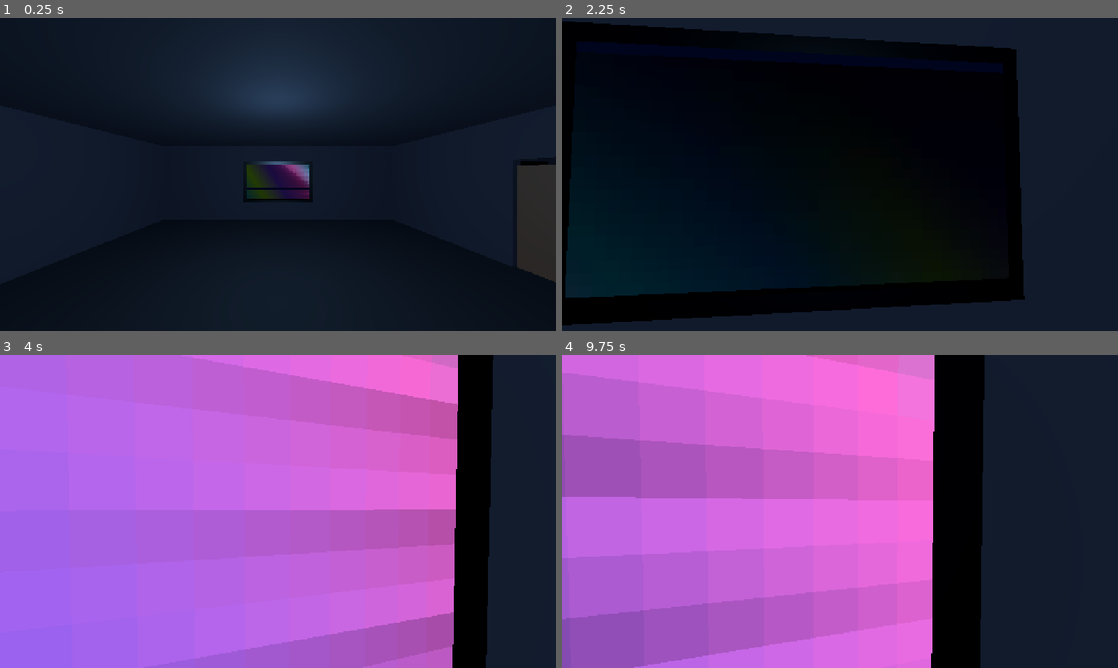
Above: before the commit, frames 1-4 (two rows, left to right).
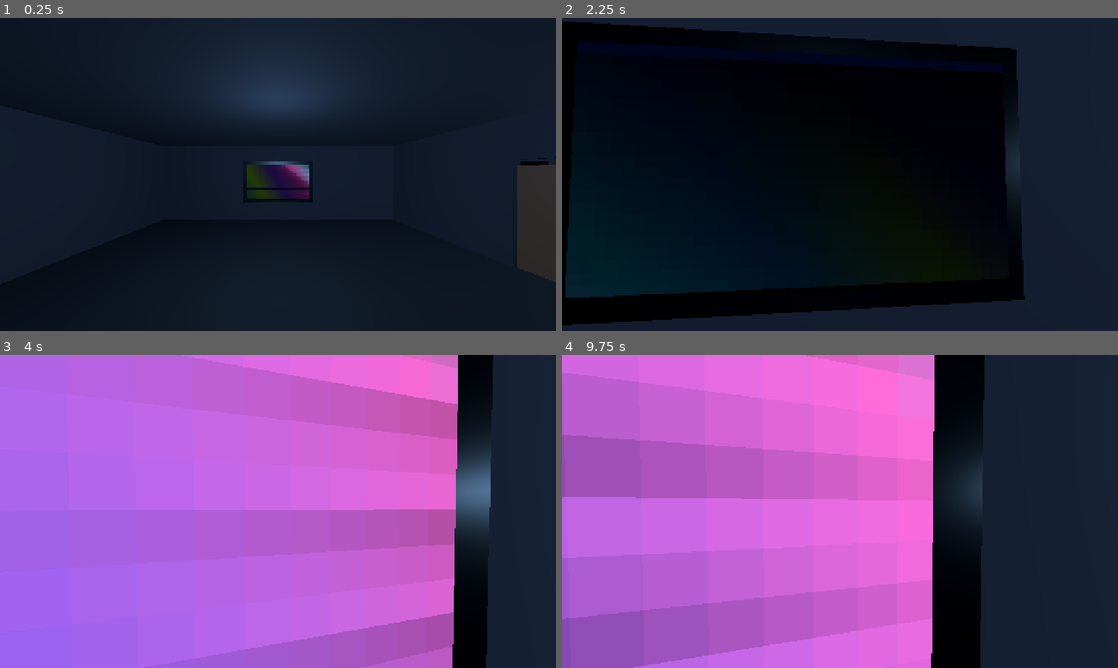
Above: after the commit, the same moments.

Repository: edwinsaunders/SimRoom2
Game: Godot game, scene res://scenes/main.tscn
The game is run twice, just before and just after one commit, with the same random seed, the same clock (stepped at 60 frames per second) and the same inputs. Video files are missing from this copy of the repository; at most half a second of black plays in their place.
Inputs (mouse positions are in pixels of both pictures, inside the frame that each line leads up to):
- Up to frame 1 (0.25 s): no input
- Up to frame 2 (2.25 s): tap Enter at 0.5 s; move the mouse to (867, 174) at 0.52 s; hold Space 0.53-1.28 s; hold W from 0.53 s (still down); tap E at 0.6, 1.55, 2.1 s; click (867, 174) at 0.67 s; move the mouse to (812, 174) at 1.27 s; tap Space at 1.35, 1.52, 1.82 s; click (812, 174) at 1.42 s; move the mouse to (851, 168) at 2.02 s; hold Space from 2.03 s (still down); click (851, 168) at 2.17 s
- Up to frame 3 (4 s): keep holding W; move the mouse to (272, 517) at 2.77 s; release Space at 2.78 s; tap Q at 2.85 s; click (272, 517) at 2.92 s; tap Space at 3.02, 3.32, 3.77, 3.8 s; tap E at 3.05 s; move the mouse to (316, 514) at 3.52 s; hold Shift from 3.53 s (still down); click (316, 514) at 3.67 s
- Up to frame 4 (9.75 s): tap Space at 4.07, 4.52, 4.82, 6.02, 6.32, 6.5, 7.52, 7.82, 8, 8.85, 9.02, 9.32 s; move the mouse to (795, 508) at 4.27 s; release Shift at 4.28 s; tap E at 4.35, 5.85, 7.55, 8.1, 9.05, 9.6 s; click (795, 508) at 4.42 s; move the mouse to (845, 511) at 5.02 s; hold Space 5.03-5.78 s; click (845, 511) at 5.17 s; move the mouse to (817, 505) at 5.77 s; release W at 5.78 s; hold D 5.78-6.53 s; click (817, 505) at 5.92 s; move the mouse to (867, 511) at 6.52 s; hold Space 6.53-7.28 s; hold W 6.53-8.78 s; tap Q at 6.6 s; click (867, 511) at 6.67 s; tap Enter at 7.25, 8.75 s; move the mouse to (812, 511) at 7.27 s; tap Shift at 7.35 s; click (812, 511) at 7.42 s; move the mouse to (851, 505) at 8.02 s; hold Space 8.03-8.78 s; click (851, 505) at 8.17 s; move the mouse to (834, 517) at 8.77 s; hold A 8.78-9.53 s; click (834, 517) at 8.92 s; move the mouse to (878, 514) at 9.52 s; hold W from 9.53 s (still down); hold Space from 9.53 s (still down); click (878, 514) at 9.67 s

The runs differ from the first frame. In frame 2, 0.7% of the frame differs, in the area x 79-83%, y 31-62%; in frame 3, 2.7%, in the area x 81-89%, y 19-67%; in frame 4, 2.1%.

Commit message:
Add mobile touch controls and Android ignore rules

Diff:
--- a/scenes/main.tscn
+++ b/scenes/main.tscn
@@ -1,15 +1,16 @@
-[gd_scene load_steps=5 format=3 uid="uid://cehqg0d1rtm5q"]
+[gd_scene load_steps=6 format=3 uid="uid://cehqg0d1rtm5q"]
 
 [ext_resource type="Script" path="res://scripts/main.gd" id="1_hfj5m"]
 [ext_resource type="Script" path="res://scripts/player.gd" id="2_s0snk"]
 [ext_resource type="Script" path="res://scripts/animated_screen.gd" id="3_n8uyi"]
+[ext_resource type="Script" path="res://scripts/mobile_controls.gd" id="4_ljv7h"]
 
 [sub_resource type="Environment" id="Environment_jp4p0"]
 background_mode = 1
 background_color = Color(0.0156863, 0.0196078, 0.0392157, 1)
 ambient_light_source = 2
 ambient_light_color = Color(0.4, 0.46, 0.6, 1)
-ambient_light_energy = 1.0
+ambient_light_energy = 1.15
 
 [sub_resource type="CapsuleShape3D" id="CapsuleShape3D_4o4n8"]
 radius = 0.35
@@ -28,6 +29,12 @@
 
 [node name="FillLight" type="OmniLight3D" parent="."]
 transform = Transform3D(1, 0, 0, 0, 1, 0, 0, 0, 1, 0, 3, 0)
+light_color = Color(0.564706, 0.780392, 1, 1)
+light_energy = 2.5
+omni_range = 18.0
+
+[node name="SecondRoomFillLight" type="OmniLight3D" parent="."]
+transform = Transform3D(1, 0, 0, 0, 1, 0, 0, 0, 1, 12, 3, 0)
 light_color = Color(0.564706, 0.780392, 1, 1)
 light_energy = 2.5
 omni_range = 18.0
@@ -54,6 +61,9 @@
 [node name="LandSfx" type="AudioStreamPlayer" parent="Player"]
 volume_db = -10.0
 
+[node name="MobileControls" type="CanvasLayer" parent="."]
+script = ExtResource("4_ljv7h")
+
 [node name="Screen" type="MeshInstance3D" parent="."]
 transform = Transform3D(-1, 0, -8.74228e-08, 0, 1, 0, 8.74228e-08, 0, -1, 0, 2.05, -5.87)
 script = ExtResource("3_n8uyi")
--- a/scripts/door.gd
+++ b/scripts/door.gd
@@ -1,6 +1,7 @@
 extends Node3D
 
 const CLOSED_ANGLE := 0.0
+const INTERACTION_GROUP := "doors"
 
 var _player: Node3D
 var _interaction_distance := 2.8
@@ -9,6 +10,10 @@
 var _animation_duration := 0.2
 var _is_open := false
 var _is_animating := false
+
+
+func _ready() -> void:
+	add_to_group(INTERACTION_GROUP)
 
 
 func configure(player: Node3D, interaction_distance: float, open_angle: float, animation_duration: float) -> void:
@@ -24,8 +29,19 @@
 		return
 
 	if event is InputEventKey and event.pressed and not event.echo and event.keycode == KEY_E:
-		if global_position.distance_to(_player.global_position) <= _interaction_distance:
-			_toggle()
+		try_interact(_player)
+
+
+func try_interact(player: Node3D) -> bool:
+	if player == null or not can_interact(player):
+		return false
+
+	_toggle()
+	return true
+
+
+func can_interact(player: Node3D) -> bool:
+	return global_position.distance_to(player.global_position) <= _interaction_distance
 
 
 func _toggle() -> void:
--- /dev/null
+++ b/scripts/mobile_controls.gd
@@ -0,0 +1,184 @@
+extends CanvasLayer
+
+const MOVE_PAD_SIZE := 220.0
+const MOVE_KNOB_SIZE := 84.0
+const MOVE_RADIUS := 72.0
+const LOOK_ZONE_COLOR := Color(1, 1, 1, 0.035)
+
+var move_vector := Vector2.ZERO
+
+var _look_delta := Vector2.ZERO
+var _jump_requested := false
+var _interact_requested := false
+var _move_touch_id := -1
+var _look_touch_id := -1
+var _move_center := Vector2.ZERO
+
+var _root: Control
+var _move_zone: Control
+var _move_knob: Control
+var _look_zone: Control
+
+
+func _ready() -> void:
+	visible = OS.has_feature("android") or OS.has_feature("ios")
+	if not visible:
+		return
+
+	layer = 10
+	_build_ui()
+	_update_move_knob(Vector2.ZERO)
+
+
+func consume_look_delta() -> Vector2:
+	var delta := _look_delta
+	_look_delta = Vector2.ZERO
+	return delta
+
+
+func consume_jump_requested() -> bool:
+	var requested := _jump_requested
+	_jump_requested = false
+	return requested
+
+
+func consume_interact_requested() -> bool:
+	var requested := _interact_requested
+	_interact_requested = false
+	return requested
+
+
+func _input(event: InputEvent) -> void:
+	if not visible:
+		return
+
+	if event is InputEventScreenTouch:
+		_handle_screen_touch(event)
+	elif event is InputEventScreenDrag:
+		_handle_screen_drag(event)
+
+
+func _build_ui() -> void:
+	_root = Control.new()
+	_root.name = "Root"
+	_root.set_anchors_preset(Control.PRESET_FULL_RECT)
+	add_child(_root)
+
+	_move_zone = Control.new()
+	_move_zone.name = "MoveZone"
+	_move_zone.anchor_left = 0.0
+	_move_zone.anchor_top = 1.0
+	_move_zone.anchor_right = 0.0
+	_move_zone.anchor_bottom = 1.0
+	_move_zone.offset_left = 28.0
+	_move_zone.offset_top = -252.0
+	_move_zone.offset_right = 28.0 + MOVE_PAD_SIZE
+	_move_zone.offset_bottom = -32.0
+	_move_zone.mouse_filter = Control.MOUSE_FILTER_IGNORE
+	_root.add_child(_move_zone)
+
+	var move_base := ColorRect.new()
+	move_base.name = "MoveBase"
+	move_base.color = Color(0.82, 0.9, 1.0, 0.14)
+	move_base.set_anchors_preset(Control.PRESET_FULL_RECT)
+	move_base.mouse_filter = Control.MOUSE_FILTER_IGNORE
+	_move_zone.add_child(move_base)
+
+	_move_knob = ColorRect.new()
+	_move_knob.name = "MoveKnob"
+	_move_knob.color = Color(0.9, 0.97, 1.0, 0.34)
+	_move_knob.custom_minimum_size = Vector2(MOVE_KNOB_SIZE, MOVE_KNOB_SIZE)
+	_move_knob.mouse_filter = Control.MOUSE_FILTER_IGNORE
+	_move_zone.add_child(_move_knob)
+
+	_look_zone = ColorRect.new()
+	_look_zone.name = "LookZone"
+	_look_zone.anchor_left = 0.5
+	_look_zone.anchor_top = 0.0
+	_look_zone.anchor_right = 1.0
+	_look_zone.anchor_bottom = 1.0
+	_look_zone.offset_left = 0.0
+	_look_zone.offset_top = 0.0
+	_look_zone.offset_right = 0.0
+	_look_zone.offset_bottom = 0.0
+	_look_zone.color = LOOK_ZONE_COLOR
+	_look_zone.mouse_filter = Control.MOUSE_FILTER_IGNORE
+	_root.add_child(_look_zone)
+
+	var interact_button := _make_action_button("Use", 164.0)
+	interact_button.pressed.connect(_queue_interact)
+	_root.add_child(interact_button)
+
+	var jump_button := _make_action_button("Jump", 76.0)
+	jump_button.pressed.connect(_queue_jump)
+	_root.add_child(jump_button)
+
+
+func _make_action_button(label: String, bottom_offset: float) -> Button:
+	var button := Button.new()
+	button.text = label
+	button.anchor_left = 1.0
+	button.anchor_top = 1.0
+	button.anchor_right = 1.0
+	button.anchor_bottom = 1.0
+	button.offset_left = -164.0
+	button.offset_top = -bottom_offset
+	button.offset_right = -28.0
+	button.offset_bottom = -(bottom_offset - 56.0)
+	button.modulate = Color(1, 1, 1, 0.62)
+	return button
+
+
+func _handle_screen_touch(event: InputEventScreenTouch) -> void:
+	if event.pressed:
+		if _move_touch_id == -1 and _move_zone.get_global_rect().has_point(event.position):
+			_move_touch_id = event.index
+			_move_center = _move_zone.get_global_rect().get_center()
+			_update_move_from_position(event.position)
+			return
+
+		if _look_touch_id == -1 and _look_zone.get_global_rect().has_point(event.position):
+			_look_touch_id = event.index
+			return
+
+	if not event.pressed:
+		if event.index == _move_touch_id:
+			_move_touch_id = -1
+			move_vector = Vector2.ZERO
+			_update_move_knob(Vector2.ZERO)
+		elif event.index == _look_touch_id:
+			_look_touch_id = -1
+
+
+func _handle_screen_drag(event: InputEventScreenDrag) -> void:
+	if event.index == _move_touch_id:
+		_update_move_from_position(event.position)
+	elif event.index == _look_touch_id:
+		_look_delta += event.relative
+
+
+func _update_move_from_position(position: Vector2) -> void:
+	var offset := position - _move_center
+	if offset.length() > MOVE_RADIUS:
+		offset = offset.normalized() * MOVE_RADIUS
+
+	move_vector = Vector2(offset.x / MOVE_RADIUS, -offset.y / MOVE_RADIUS)
+	if move_vector.length() > 1.0:
+		move_vector = move_vector.normalized()
+
+	_update_move_knob(offset)
+
+
+func _update_move_knob(offset: Vector2) -> void:
+	_move_knob.position = Vector2(
+		MOVE_PAD_SIZE * 0.5 - MOVE_KNOB_SIZE * 0.5,
+		MOVE_PAD_SIZE * 0.5 - MOVE_KNOB_SIZE * 0.5
+	) + offset
+
+
+func _queue_jump() -> void:
+	_jump_requested = true
+
+
+func _queue_interact() -> void:
+	_interact_requested = true
--- a/scripts/player.gd
+++ b/scripts/player.gd
@@ -14,12 +14,14 @@
 @onready var land_sfx: AudioStreamPlayer = $LandSfx
 
 var _pitch := 0.0
+var _mobile_controls: CanvasLayer
 
 
 func _ready() -> void:
 	Input.mouse_mode = Input.MOUSE_MODE_CAPTURED
 	jump_sfx.stream = AudioLibrary.create_jump_stream()
 	land_sfx.stream = AudioLibrary.create_land_stream()
+	_mobile_controls = get_parent().get_node_or_null("MobileControls")
 
 
 func _unhandled_input(event: InputEvent) -> void:
@@ -52,6 +54,9 @@
 	var was_on_floor := is_on_floor()
 	var previous_vertical_velocity := velocity.y
 	var input_vector := Vector2.ZERO
+	var jump_requested := Input.is_physical_key_pressed(KEY_SPACE)
+
+	_apply_mobile_look()
 
 	if Input.is_physical_key_pressed(KEY_W):
 		input_vector.y -= 1.0
@@ -61,6 +66,12 @@
 		input_vector.x -= 1.0
 	if Input.is_physical_key_pressed(KEY_D):
 		input_vector.x += 1.0
+
+	if _mobile_controls != null and _mobile_controls.visible:
+		input_vector += _mobile_controls.move_vector
+		jump_requested = jump_requested or _mobile_controls.consume_jump_requested()
+		if _mobile_controls.consume_interact_requested():
+			_try_mobile_interact()
 
 	var direction := Vector3(input_vector.x, 0.0, input_vector.y)
 	if direction != Vector3.ZERO:
@@ -78,7 +89,7 @@
 
 	if not is_on_floor():
 		velocity.y -= GRAVITY * delta
-	elif Input.is_physical_key_pressed(KEY_SPACE):
+	elif jump_requested:
 		velocity.y = JUMP_VELOCITY
 		jump_sfx.play()
 	else:
@@ -99,3 +110,31 @@
 
 func _exit_tree() -> void:
 	prepare_for_quit()
+
+
+func _apply_mobile_look() -> void:
+	if _mobile_controls == null or not _mobile_controls.visible:
+		return
+
+	var look_delta: Vector2 = _mobile_controls.consume_look_delta()
+	if look_delta == Vector2.ZERO:
+		return
+
+	rotate_y(-look_delta.x * MOUSE_SENSITIVITY)
+	_pitch = clamp(_pitch - look_delta.y * MOUSE_SENSITIVITY, MIN_PITCH, MAX_PITCH)
+	camera.rotation.x = _pitch
+
+
+func _try_mobile_interact() -> void:
+	var nearest_door: Node3D = null
+	var nearest_distance := INF
+
+	for door in get_tree().get_nodes_in_group("doors"):
+		if door.has_method("can_interact") and door.can_interact(self):
+			var distance: float = global_position.distance_to(door.global_position)
+			if distance < nearest_distance:
+				nearest_distance = distance
+				nearest_door = door
+
+	if nearest_door != null and nearest_door.has_method("try_interact"):
+		nearest_door.try_interact(self)
Not shown, changed: .gitignore
